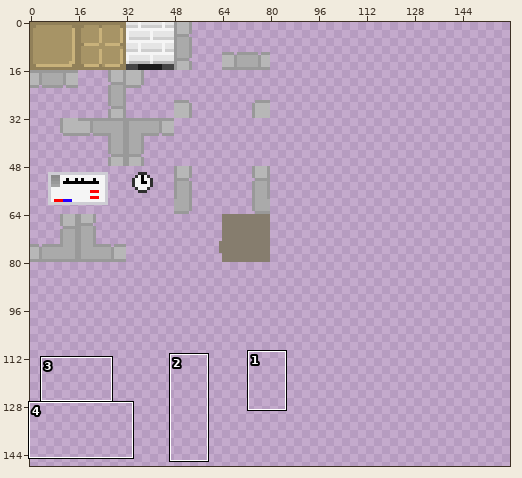
One commit to this sprite sheet: Art/Neu/Tile-sheet-Seminarraum.png. The picture above shows the old version from afar; the outline marks the close-up.
Close-up. Old version:
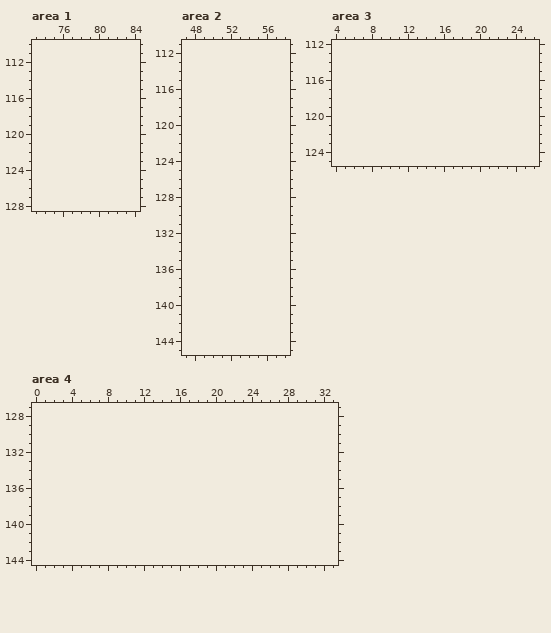
The file is 80x80 pixels. Colours within 5 levels of each other are drawn and written as one. Shown: area 1: x 73..84, y 110..128; area 2: x 47..58, y 111..145; area 3: x 4..26, y 112..125; area 4: x 0..33, y 127..144. The old version is drawn lined up with the new one, on the new canvas. The wide view leaves out empty margins. The commit also changed other parts of the picture, which this record leaves out.
After the commit:
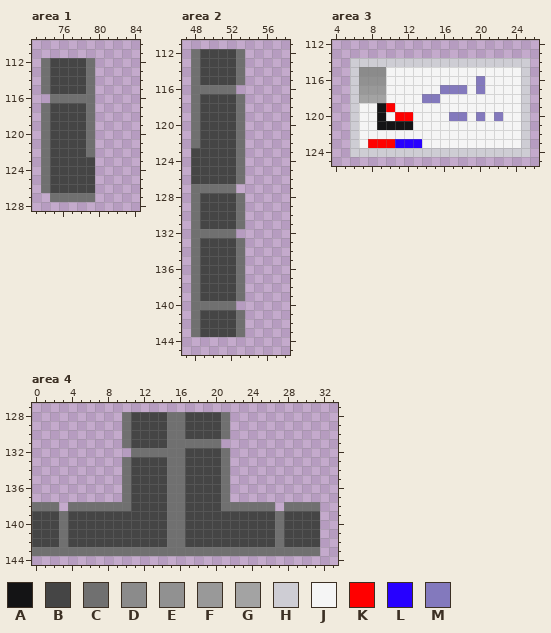
Palette (. is transparent): A #141415  B #454545  C #707070  D #8b8b8b  E #919191  F #999999  G #a3a3a3  H #cecdd4  J #f5f5f5  K #ff0000  L #2700ff  M #8379bd
The edit:
canvas 80x80 -> 160x160
Area 1:
y 112..115: x 74..79 ...... -> CBBBBC
y 116: x 75..79 ..... -> CCCCC
y 117..122: x 74..79 ...... -> CBBBBC
y 123..126: x 74..79 ...... -> CBBBBB
y 127: x 75..79 ..... -> CCCCC
Area 2:
y 112..115: x 48..53 ...... -> CBBBBC
y 116: x 48..52 ..... -> CCCCC
y 117..122: x 48..53 ...... -> CBBBBC
y 123..126: x 48..53 ...... -> BBBBBC
y 127: x 48..52 ..... -> CCCCC
y 128..131: x 48..53 ...... -> CBBBBC
y 132: x 48..52 ..... -> CCCCC
y 133..139: x 48..53 ...... -> CBBBBC
y 140: x 48..52 ..... -> CCCCC
y 141..143: x 48..53 ...... -> CBBBBC
Area 3:
y 114: x 6..25 .................... -> HHHHHHHHHHHHHHHHHHHH
y 115: x 6..25 .................... -> HDDDJJJJJJJJJJJJJJJH
y 116: x 6..25 .................... -> HEEEJJJJJJJJJJMJJJJH
y 117: x 6..25 .................... -> HFFFJJJJJJMMMJMJJJJH
y 118: x 6..25 .................... -> HGGGJJJJMMJJJJJJJJJH
y 119: x 6..25 .................... -> HJJAKJJJJJJJJJJJJJJH
y 120: x 6..25 .................... -> HJJAJKKJJJJMMJMJMJJH
y 121: x 6..25 .................... -> HJJAAAAJJJJJJJJJJJJH
y 122: x 6..25 .................... -> HJJJJJJJJJJJJJJJJJJH
y 123: x 6..25 .................... -> HJKKKLLLJJJJJJJJJJJH
y 124: x 6..25 .................... -> HHHHHHHHHHHHHHHHHHHH
Area 4:
y 128..130: x 10..21 ............ -> CBBBBCCBBBBC
y 131: x 10..20 ........... -> CBBBBCCCCCC
y 132: x 11..21 ........... -> CCCCCCBBBBC
y 133..137: x 10..21 ............ -> CBBBBCCBBBBC
y 138: x 0..2 ... -> CCC; x 4..26 ....................... -> CCCCCCCBBBBCCBBBBCCCCCC; x 28..31 .... -> CCCC
y 139..142: x 0..31 ................................ -> BBBCBBBBBBBBBBBCCBBBBBBBBBBCBBBB
y 143: x 0..31 ................................ -> CCCCCCCCCCCCCCCCCCCCCCCCCCCCCCCC
Pixel boxes of the changes (left, top, right, bottom) in both close-ups:
added: (41, 58, 95, 202)
added: (191, 49, 245, 337)
added: (350, 58, 530, 157)
added: (32, 412, 320, 556)
